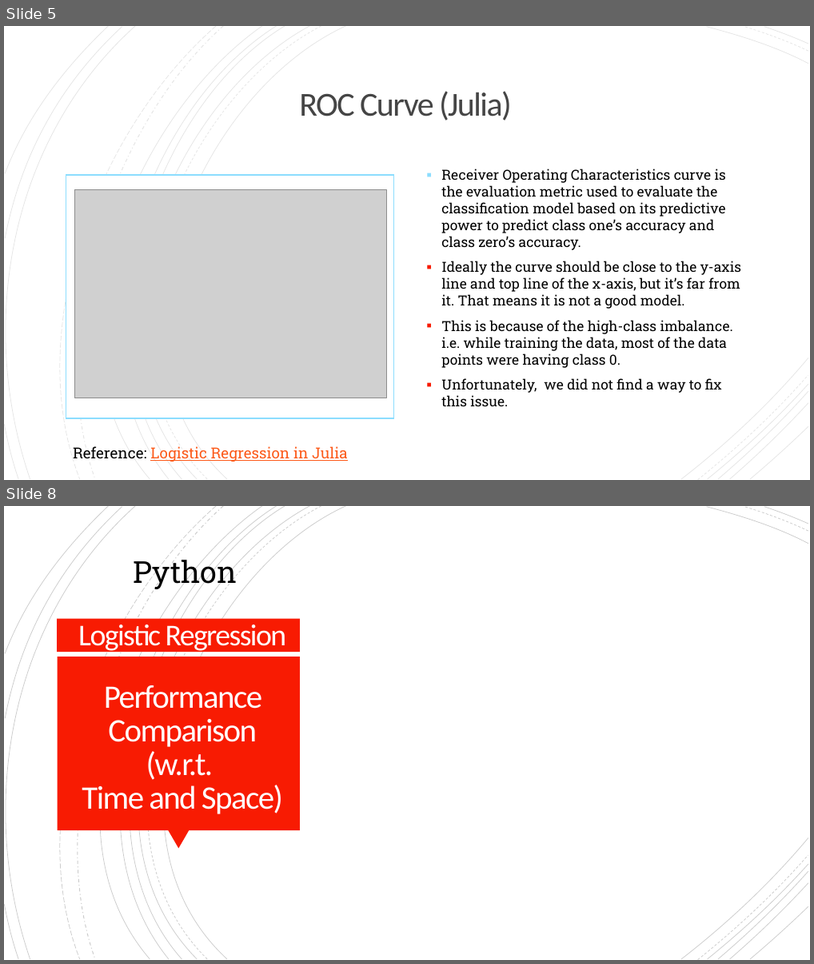
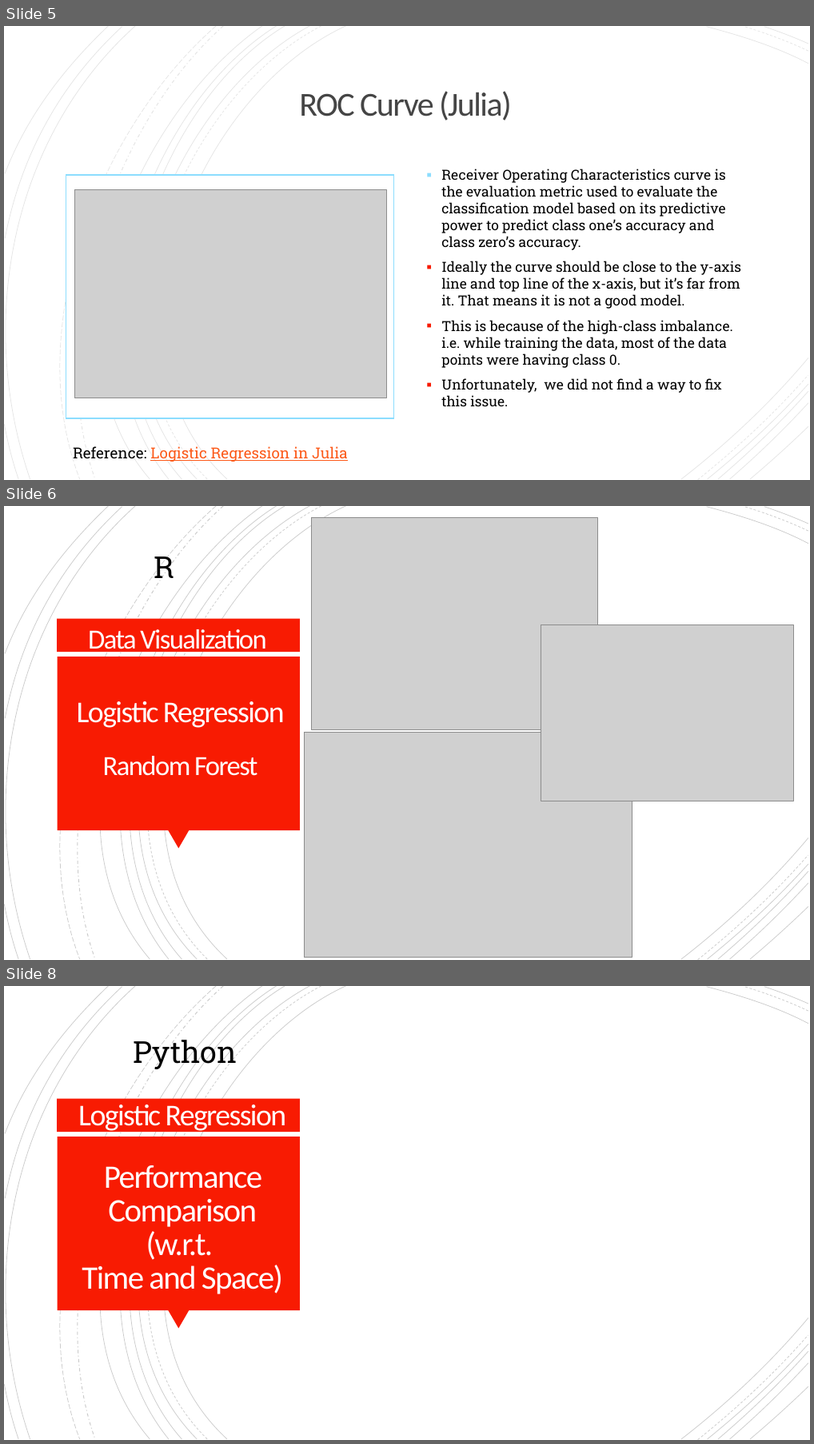
Before and after one commit to ymart1n/ML-Research-Repo, a slide deck: Homework 1/hw1-pre.pptx. Shown one above the other, each under a label of ours: slides 5 and 8 before the commit, slides 5, 6 and 8 after it; the slides between them are not shown. The pictures are 814x964 and 814x1444 pixels, drawn with LibreOffice and Linux fonts; fonts in the diff are those of the drawing; grey boxes stand for pictures. Boxes give left, top, right and bottom in pixels: in the first picture for what was removed or moved away, otherwise in the second. Text is boxed around its words. In the diff, an @@ line names an element or a change of style, - is before the commit and + after.

```diff
--- a/Homework 1/hw1-pre.pptx
+++ b/Homework 1/hw1-pre.pptx
@@ slide 6 added at (4,506,810,960), background #FFFFFF; not listed: 24 template elements that a slide beside it also shows @@
@@ picture added at (312,517,598,729) @@
@@ text added at (154,552,175,585), 36 pt, text #000000 @@
+R
@@ picture added at (542,625,794,801) @@
@@ text added at (88,629,266,656), 33 pt, text #FFFEFF @@
+Data Visualization
@@ title added at (77,701,285,728), 36 pt, text #FFFEFF @@
+Logistic Regression
@@ picture added at (304,732,633,957) @@
@@ text added at (103,756,258,776), 33 pt, text #FFFFFF @@
+Random Forest
```
Also in this commit, not shown: 4 slides changed, 3 slides removed, 3 other files.
